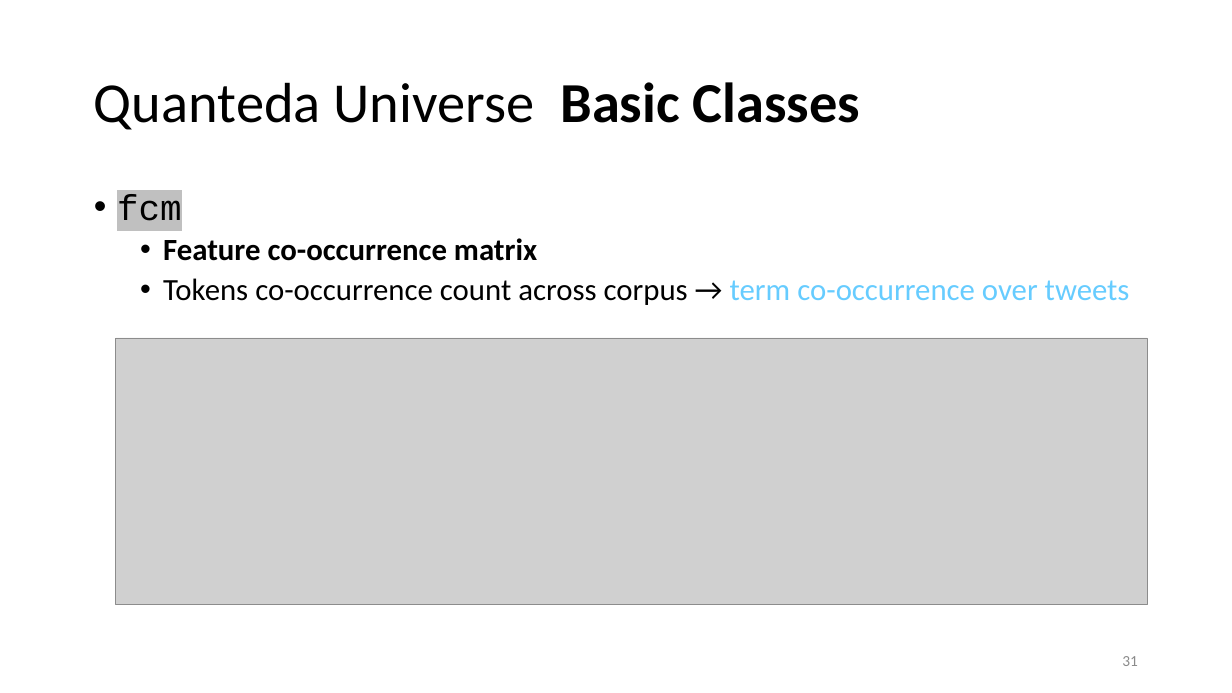
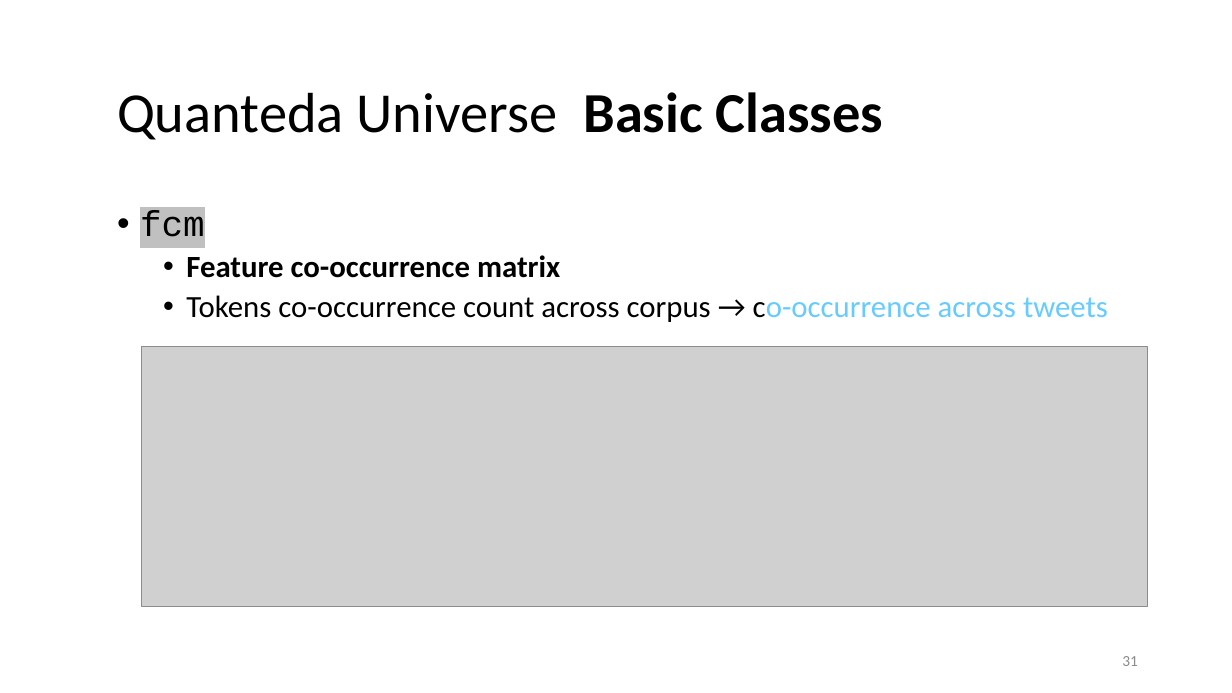
Before and after one commit to lisa-wm/consulting, a slide deck: slide 31 of 5_seminar/Contents_Part_01/Präsentation_Teil1.pptx. Drawn at 1232x693 pixels with LibreOffice and Linux fonts; fonts in the diff are those of the drawing; grey boxes stand for pictures. Boxes give left, top, right and bottom in pixels: in the first picture for what was removed or moved away, otherwise in the second. Text is boxed around its words. In the diff, an @@ line names an element or a change of style, - is before the commit and + after.

```diff
--- a/5_seminar/Contents_Part_01/Präsentation_Teil1.pptx
+++ b/5_seminar/Contents_Part_01/Präsentation_Teil1.pptx
@@ title "Quanteda Universe Basic Classes" moved from (x1=94, y1=82, x2=860, y2=130) to (x1=117, y1=92, x2=883, y2=140) @@
@@ text "fcm" moved from (x1=117, y1=194, x2=1130, y2=305) to (x1=140, y1=211, x2=1108, y2=322) @@
@@ text at (x1=186, y1=295, x2=1108, y2=322): text changed @@
-  • Tokens co-occurrence count across corpus → term co-occurrence over tweets
+  • Tokens co-occurrence count across corpus → co-occurrence across tweets
@@ picture resized from (x1=116, y1=338, x2=1147, y2=604) to (x1=141, y1=347, x2=1147, y2=606) @@
```
Also in this commit, not shown: 34 other slides changed, 9 other files.
